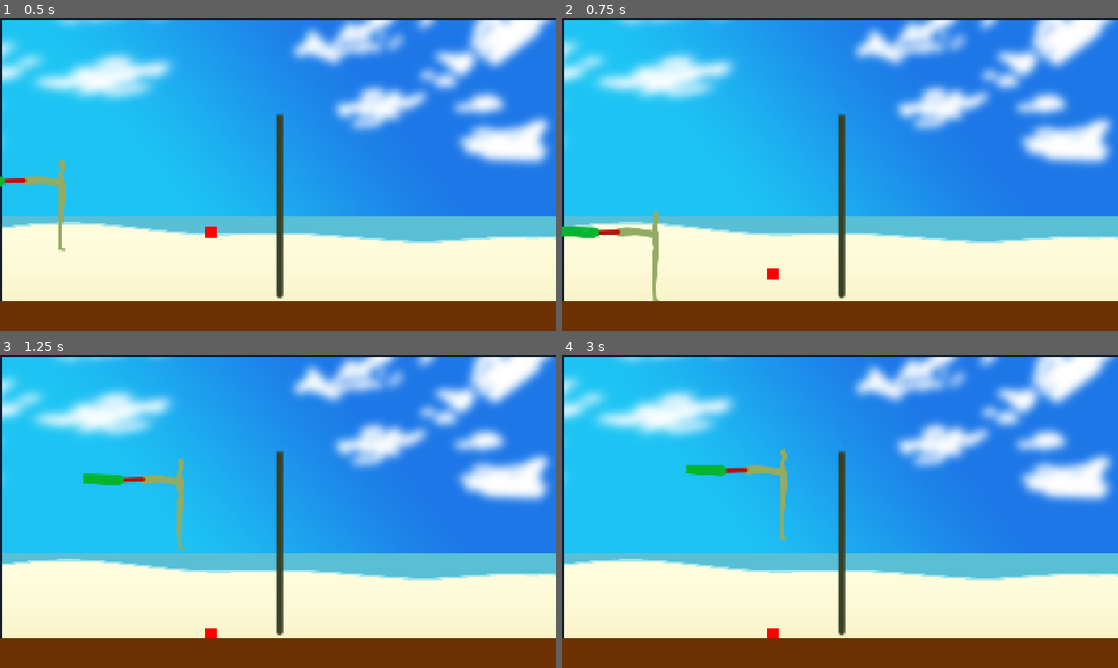
Above: before the commit, frames 1-4 (two rows, left to right).
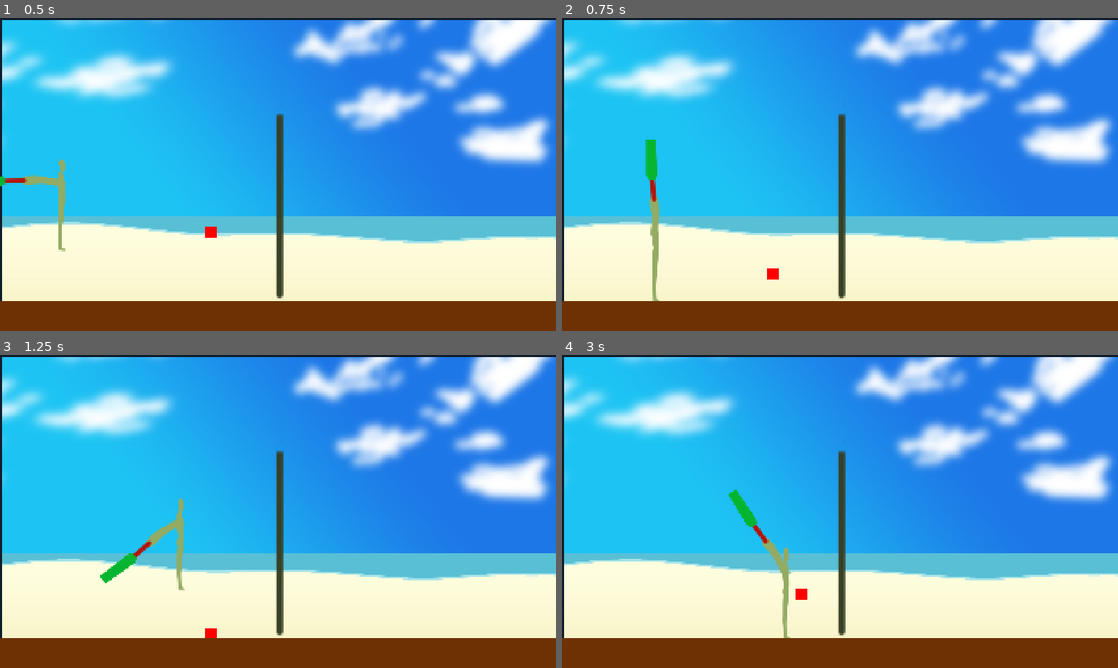
Above: after the commit, the same moments.

Repository: Youlissize/XTremeBadminton
Game: Godot game, scene res://MainLevel/MainLevel.tscn
The game is run twice, just before and just after one commit, with the same random seed, the same clock (stepped at 60 frames per second) and the same inputs.
Inputs:
- Up to frame 1 (0.5 s): no input
- Up to frame 2 (0.75 s): hold D (move_right) from 0.53 s (still down); hold S (hit) from 0.53 s (still down)
- Up to frame 3 (1.25 s): keep holding D (move_right); keep holding S (hit); tap W (jump) at 0.77, 0.8, 1.07 s
- Up to frame 4 (3 s): release D (move_right) at 1.28 s; release S (hit) at 1.28 s; hold A (move_left) 1.28-2.03 s; tap W (jump) at 1.35, 1.52, 1.82, 2.3 s; tap S (hit) at 1.55, 2.85 s; hold S (hit) 2.03-2.78 s; hold D (move_right) from 2.03 s (still down)

Frame 1 is identical in both runs. In frame 2, 0.9% of the frame differs, in the area x 0-18%, y 38-71%; in frame 3, 1.3%; in frame 4, 1.6%, in the area x 22-45%, y 30-91%.

Commit message:
separation des choses

Diff:
--- a/MainLevel/MainLevel.tscn
+++ b/MainLevel/MainLevel.tscn
@@ -1,9 +1,10 @@
-[gd_scene load_steps=11 format=3 uid="uid://kw083pfrnrav"]
+[gd_scene load_steps=12 format=3 uid="uid://kw083pfrnrav"]
 
 [ext_resource type="Script" uid="uid://f8ok0pwsxacq" path="res://MainLevel/Scripts/main_level.gd" id="1_4vkl2"]
 [ext_resource type="PackedScene" uid="uid://b3yq873ypw1av" path="res://Player/PlayerBase.tscn" id="1_378x0"]
 [ext_resource type="Texture2D" uid="uid://cxtuvhh1ubuq2" path="res://Textures/fondavecfilet.jpg" id="2_q5c6i"]
 [ext_resource type="Script" uid="uid://0yfwhr0e80a7" path="res://MainLevel/Scripts/volant.gd" id="3_q5c6i"]
+[ext_resource type="Script" uid="uid://cr5ihbii0tmw" path="res://Player/Scripts/player_walking.gd" id="4_6gdkc"]
 
 [sub_resource type="CircleShape2D" id="CircleShape2D_4vkl2"]
 
@@ -38,6 +39,7 @@
 
 [node name="PlayerBase" parent="." instance=ExtResource("1_378x0")]
 position = Vector2(194, 467)
+script = ExtResource("4_6gdkc")
 
 [node name="Volant" type="RigidBody2D" parent="."]
 position = Vector2(726, 613)
--- /dev/null
+++ b/MainLevel/Scripts/globalStuff.gd
@@ -0,0 +1,3 @@
+extends Node
+
+static var volants := Array()
--- a/MainLevel/Scripts/main_level.gd
+++ b/MainLevel/Scripts/main_level.gd
@@ -1,4 +1,5 @@
 extends Node2D
+const Globals := preload("res://MainLevel/Scripts/globalStuff.gd")
 
 @export var player1: CharacterBody2D
 @export var ground: StaticBody2D
@@ -8,4 +9,6 @@
 func _ready() -> void:
 	if(player1):
 		player1.set("ground", ground)
-		player1.set("volant",volant)
+		#player1.set("volant"[0],volant)
+	if (volant):
+		Globals.volants.append(volant)
--- a/MainLevel/Scripts/volant.gd
+++ b/MainLevel/Scripts/volant.gd
@@ -1,3 +1,5 @@
 extends PhysicsBody2D
 
-#var velocity := Vector2.ZERO
+var velocity := Vector2.ZERO
+var size := 10.0
+var customGravity := 1.0
--- a/Player/PlayerBase.tscn
+++ b/Player/PlayerBase.tscn
@@ -1,8 +1,9 @@
-[gd_scene load_steps=8 format=3 uid="uid://b3yq873ypw1av"]
+[gd_scene load_steps=9 format=3 uid="uid://b3yq873ypw1av"]
 
 [ext_resource type="Script" uid="uid://bctqxqmu1re5s" path="res://Player/Scripts/player_base.gd" id="1_5g0nh"]
 [ext_resource type="Texture2D" uid="uid://bwj337npmg6l4" path="res://Textures/char.png" id="2_7r5ub"]
 [ext_resource type="Texture2D" uid="uid://cjpl0padt5th6" path="res://Textures/brasmancheraquette.png" id="4_7r5ub"]
+[ext_resource type="Script" uid="uid://825iarr2sy41" path="res://Player/Scripts/raquetteClassique.gd" id="4_vvp7v"]
 
 [sub_resource type="CapsuleShape2D" id="CapsuleShape2D_jh3ds"]
 
@@ -67,3 +68,6 @@
 rotation = 0.933751
 texture = ExtResource("4_7r5ub")
 offset = Vector2(-29, 120)
+
+[node name="Raquette" type="Node2D" parent="."]
+script = ExtResource("4_vvp7v")
--- a/Player/Scripts/player_base.gd
+++ b/Player/Scripts/player_base.gd
@@ -3,13 +3,8 @@
 #STATS
 	#déplacements
 var speed := 600.0
-var jumpForce := 1000
 var gravity := 1500
-	#raquette et style de jeu mon gars
-var minHitDist := 50.0
-var maxHitDist := 300.0
-var hitForce := 1500.0
-var hitSafety := 0.5
+
 
 
 
@@ -21,8 +16,8 @@
 
 #REFERENCES AUX TRUCS
 var ground : StaticBody2D
-var volant : PhysicsBody2D
-var raquette
+var volant := Array()
+var raquette : Node2D #preload("res://Player/Scripts/raquette_base.gd").new()
 var anim : AnimationPlayer
 var epaule : Node2D
 
@@ -30,6 +25,9 @@
 func _ready() -> void:
 	anim = get_node("AnimationPlayer")
 	epaule = get_node("Epaule")
+
+	raquette = get_node("Raquette")
+	raquette.leftSide = isLeftSide
 
 # INPUTS
 func _input(_event: InputEvent) -> void:
@@ -41,8 +39,11 @@
 		hit()
 
 # DEPLACEMENTS
+func getMotion(delta:float) -> Vector2:
+	return Vector2(speed * X_dir, Y_speed) * delta
+
 func _physics_process(delta: float) -> void:
-	var motion = Vector2(speed * X_dir, Y_speed) * delta
+	var motion = getMotion(delta)
 
 	var collision := move_and_collide(motion)
 	if (collision != null):
@@ -58,36 +59,8 @@
 		Y_speed += gravity*delta
 
 func jump():
-	if (!inAir):
-		Y_speed = -jumpForce
-		inAir = true
+	pass
 
 # TAPER DRU
-func hit():
-	var epauleToVolant : Vector2 = volant.global_position-epaule.global_position
-	var dist = epauleToVolant.length()
-	print(dist)
-	if (dist>minHitDist && dist<maxHitDist):
-		var enHaut : bool = epauleToVolant.y<0
-		print(enHaut)
-
-		#anim
-		#if (enHaut):
-		anim.play("frapperHaut")
-
-
-		var raquetteHitDirection : Vector2 #la perpendiculaire à la raquette
-		raquetteHitDirection = epauleToVolant.orthogonal().normalized()
-		if ((isLeftSide && enHaut) || (!isLeftSide && !enHaut)):
-			raquetteHitDirection.x *= -1;
-
-		var hitDirection : Vector2 #direction du tir
-		hitDirection = lerp(raquetteHitDirection,Vector2.UP, hitSafety).normalized()
-
-		var hitStrength : float #puissance du tir
-		hitStrength = volant.get("linear_velocity").length() + hitForce
-
-
-
-		#volant.set("velocity", Vector2(0,-600))
-		volant.set("linear_velocity", hitDirection*hitStrength)
+func hit() -> bool:
+	return raquette.hit()
--- /dev/null
+++ b/Player/Scripts/player_walking.gd
@@ -0,0 +1,19 @@
+extends "res://Player/Scripts/player_base.gd"
+
+var jumpForce := 1000
+
+func _ready() -> void:
+	super._ready()
+	jumpForce = 700
+
+
+func jump():
+	if (!inAir):
+		Y_speed = -jumpForce
+		inAir = true
+
+
+func hit() ->bool:
+	var res = super.hit()
+	anim.play("frapperHaut")
+	return res
--- /dev/null
+++ b/Player/Scripts/raquetteClassique.gd
@@ -0,0 +1,32 @@
+extends "res://Player/Scripts/raquette_base.gd"
+
+	#raquette et style de jeu mon gars
+var minHitDist := 50.0
+var maxHitDist := 300.0
+var hitForce := 1500.0
+var hitSafety := 0.5
+
+
+func hitVolant(volant : PhysicsBody2D) -> bool:
+	var epauleToVolant : Vector2 = volant.global_position-self.global_position
+	var dist = epauleToVolant.length()
+	print(dist)
+	if (dist<minHitDist || dist>maxHitDist):
+		return false
+
+	var enHaut : bool = epauleToVolant.y<0
+
+	var raquetteHitDirection : Vector2 #la perpendiculaire à la raquette
+	raquetteHitDirection = epauleToVolant.orthogonal().normalized()
+	if ((leftSide && enHaut) || (!leftSide && !enHaut)):
+		raquetteHitDirection.x *= -1;
+
+	var hitDirection : Vector2 #direction du tir
+	hitDirection = lerp(raquetteHitDirection,Vector2.UP, hitSafety).normalized()
+
+	var hitStrength : float #puissance du tir
+	hitStrength = volant.get("linear_velocity").length() + hitForce
+
+	volant.set("linear_velocity", hitDirection*hitStrength)
+
+	return true
--- /dev/null
+++ b/Player/Scripts/raquette_base.gd
@@ -0,0 +1,20 @@
+extends Node2D
+const Globals := preload("res://MainLevel/Scripts/globalStuff.gd")
+
+var leftSide : bool
+
+func isHitPossible(pos : Vector2) ->bool:
+	return true
+
+func hitVolant(volant : PhysicsBody2D) -> bool:
+	var volantPos = volant.position
+	if (!isHitPossible(volantPos)):
+		return false
+	return true
+
+func hit() ->bool :
+	var res = false
+	for volant in Globals.volants:
+		if(hitVolant(volant)):
+			res = true
+	return res
Not shown, added: MainLevel/Scripts/globalStuff.gd.uid
Not shown, added: Player/Scripts/player_walking.gd.uid
Not shown, added: Player/Scripts/raquetteClassique.gd.uid
Not shown, added: Player/Scripts/raquette_base.gd.uid
Not shown, changed: .gitignore
